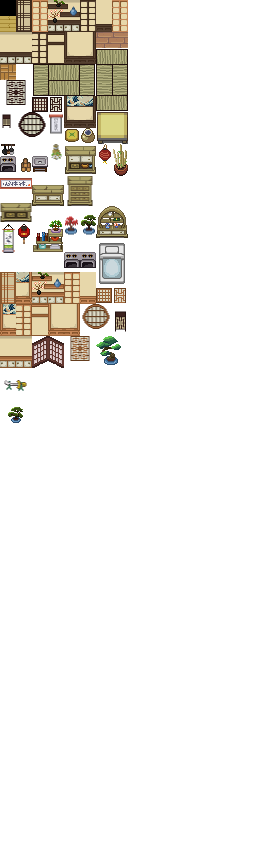
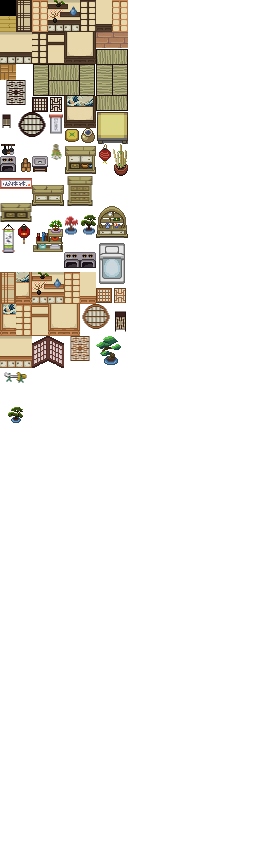
Before/after of a 256x846 layered artwork. What changed in the layer stack:
renamed "col1" to "Pasted Layer", painted on it over [4, 372, 27, 391]
removed layer "col2" over [16, 372, 27, 391]
painted on "japanese_interior.png" over [4, 372, 27, 391]
